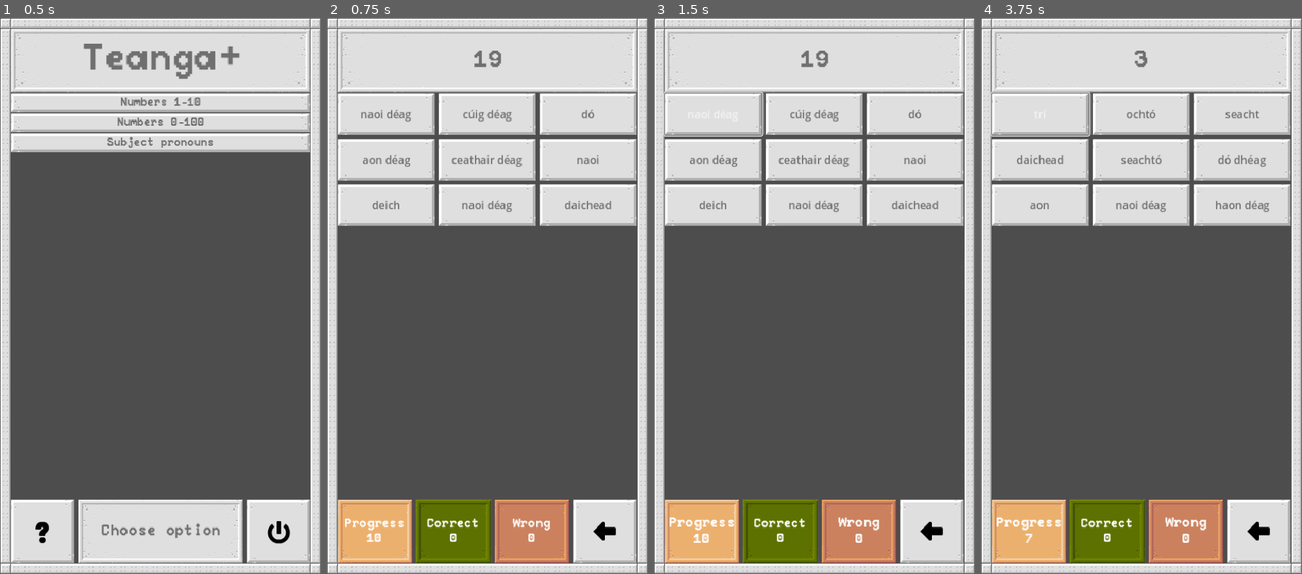
Above: before the commit, frames 1-4 (left to right).
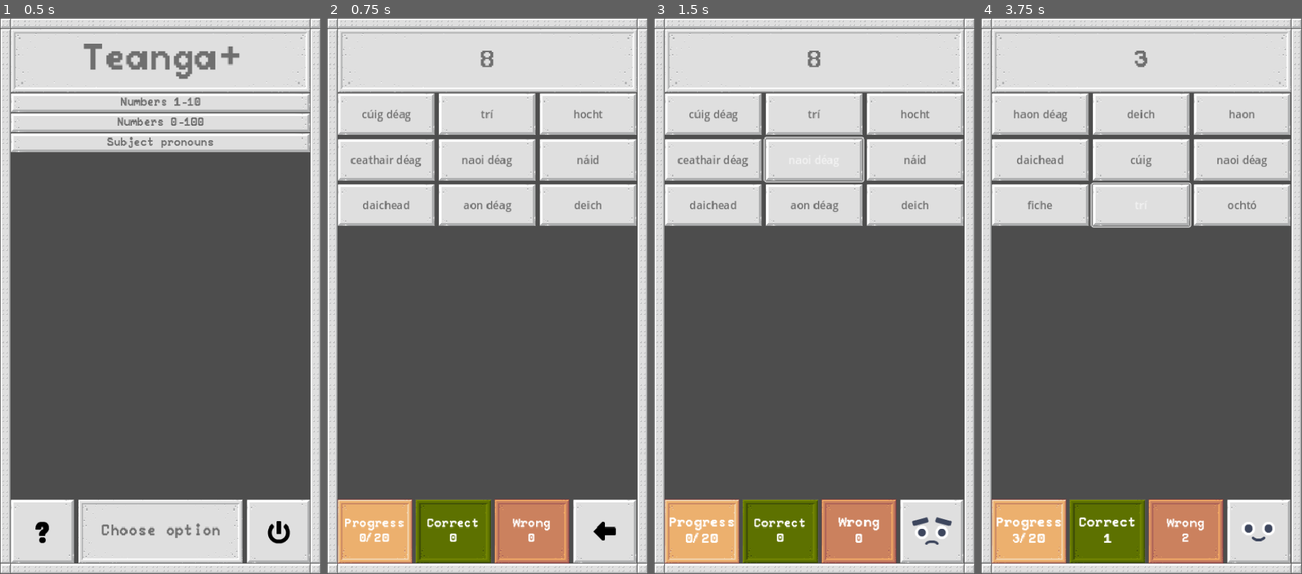
Above: after the commit, the same moments.

Repository: rdubisz/teanga-plus
Game: Godot game, scene res://scene/main_menu_scene.tscn
Two runs of this game, one before a commit and one after it. Both use one fixed random seed, a clock stepped at 60 frames per second and the inputs below. Sound files missing from this copy of the repository are replaced by a short silence.
Inputs:
- Up to frame 1 (0.5 s): no input
- Up to frame 2 (0.75 s): click "Numbers 1-10" at 0.5 s
- Up to frame 3 (1.5 s): click "naoi déag" at 1.25 s
- Up to frame 4 (3.75 s): click "seasca" (after the commit: "cúig") at 2 s; click "ochtó" at 2.75 s; click "trí" at 3.5 s

Frame 1 is identical in both runs. In frame 2, 1.3% of the frame differs, in the area x 7-89%, y 5-95%; in frame 3, 2.2%, in the area x 2-93%, y 5-95%; in frame 4, 2.2%.
Error before the commit: Invalid cast: could not convert value to 'String'. (res://scripts/choose_from_nine_lesson.gd:90)

Commit message:
Using classes instead of nested dictionaries

Diff:
--- a/assets/data/choose_from_nine_raw_data.json
+++ b/assets/data/choose_from_nine_raw_data.json
@@ -1,5 +1,4 @@
 {
-	"0": ["náid"],
 	"1": ["aon", "haon"],
 	"2": ["dó"],
 	"3": ["trí"],
@@ -10,6 +9,7 @@
 	"8": ["hocht"],
 	"9": ["naoi"],
 	"10": ["deich"],
+	"0": ["náid"],
 	"11": ["aon déag", "haon déag"],
 	"12": ["dó dhéag"],
 	"13": ["trí déag"],
--- a/scripts/choose_from_nine_lesson.gd
+++ b/scripts/choose_from_nine_lesson.gd
@@ -4,22 +4,31 @@
 
 
 var lesson_name: String
-const number_of_steps := 10
+var number_of_choices: int
 # Raw data of Dictionary[String,Array[String]], example:
 # { "question": ["correct1", "correct2"] }
 var raw_data: Dictionary
 # An array of all answers for any question in raw data
 var all_answers: Array[String]
-# An Array[Dictionary[String,Array]] of prepared steps, example:
-# {"question": "what char?","correct_answers": ["a", "b"],"choices": ["a", "b", "c", "d"],"chosen": ""}
-# "chosen" is empty for unanswered steps
-var steps: Array #
+# An Array of steps - they can be answered or not
+var steps: Array[ChooseFromNineStep]
 var current_step_number := 0
 
 
-func load_raw_data():
-	var load_file = FileAccess.open("res://assets/data/choose_from_nine_raw_data.json", FileAccess.READ)
-	print("loading: " + load_file.get_path_absolute())
+func _init(a_number_of_steps: int, a_lesson_name: String, a_data_file_name: String, a_number_of_choices: int = 9, only_first_x_data_rows: int = -1):
+	self.lesson_name = a_lesson_name
+	self.number_of_choices = a_number_of_choices
+	load_raw_data(a_data_file_name)
+	prepare_all_steps(a_number_of_steps, only_first_x_data_rows)
+
+
+func _to_string():
+	return "Lesson1of9{ name:" + lesson_name + ", prgs:" + str(current_step_number) + "/" + str(steps.size()) + ", raw_size:" + str(raw_data.size()) + ", all_answers:" + str(all_answers.size()) + "}"
+
+
+func load_raw_data(a_data_file_name: String):
+	var load_file = FileAccess.open("res://assets/data/" + a_data_file_name + ".json", FileAccess.READ)
+	print("Loading raw data: " + load_file.get_path_absolute() + "; for lesson " + lesson_name)
 	var json_text = load_file.get_as_text()
 	var json = JSON.new()
 	var error = json.parse(json_text)
@@ -32,40 +41,30 @@
 			print("Unexpected data")
 	else:
 		print("JSON Parse Error: ", json.get_error_message(), " in ", json_text, " at line ", json.get_error_line())
-
 	for key in raw_data:
-		print(str(raw_data[key]))
-		all_answers.append_array(raw_data[key])
-
-# TODO prevent duplicated questions
-func prepare_all_steps():
-	for step_num in number_of_steps:
-		prepare_single_step(step_num)
-
-func prepare_single_step(step_num: int):
-	var raw_data_entry_number := randi_range(0, raw_data.size() - 1)
-	var question: String = raw_data.keys()[raw_data_entry_number]
-	var correct_answers = raw_data[question]
-	print("raw_data_entry-> " + question + ": " + str(correct_answers))
-	steps.append({
-		"question": question,
-		"correct_answers": correct_answers,
-		"choices": prepare_choices(correct_answers),
-		"chosen": ""
-	})
-
-# Prepare an array of 9 options, including at least one correct
-# TODO prevent duplicated answers
-func prepare_choices(correct: Array) -> Array:
-	var additional: Array[String]
-	for i in 9 - correct.size():
-		var random_answer_from_all := all_answers[randi_range(0, all_answers.size() - 1)]
-		additional.append(random_answer_from_all)
-	var nine_options := correct.duplicate()
-	nine_options.append_array(additional)
-	return nine_options
+			print(str(raw_data[key]))
+			all_answers.append_array(raw_data[key])
 
 
+func prepare_all_steps(a_number_of_steps: int, only_first_x_data_rows: int = -1):
+	for step_num in a_number_of_steps:
+		steps.append(prepare_single_step(step_num, only_first_x_data_rows))
+
+
+func prepare_single_step(step_num: int, only_first_x_data_rows: int = -1) -> ChooseFromNineStep:
+	var range_reduced := raw_data.size() -1
+	if only_first_x_data_rows > -1:
+		range_reduced = range_reduced % only_first_x_data_rows
+	var raw_data_entry_number := randi_range(0,  range_reduced)
+	var question: String = raw_data.keys()[raw_data_entry_number]
+	var correct_answers: Array[String]
+	correct_answers.assign(raw_data[question])
+	print("raw_data_entry " + question + ": " + str(correct_answers))
+	var step := ChooseFromNineStep.new(question, correct_answers, all_answers)
+	print("created step: " + str(step))
+	return step
+
+#
 func number_of_remaining_steps() -> int:
 	return steps.size() - current_step_number
 
@@ -74,7 +73,7 @@
 	var found_correct := 0
 	var found_wrong := 0
 	for a_step in steps:
-		var corectness := check_step_answer(a_step)
+		var corectness := a_step.check_choice()
 		match corectness:
 			1:
 				found_correct += 1
@@ -84,12 +83,3 @@
 		"correct": found_correct,
 		"wrong": found_wrong
 		}
-
-
-func check_step_answer(a_step: Dictionary) -> int:
-	if a_step["chosen"] as String == "":
-		return 0
-	elif a_step["correct_answers"].has(a_step["chosen"]):
-		return 1
-	else:
-		return -1
--- /dev/null
+++ b/scripts/choose_from_nine_step.gd
@@ -0,0 +1,47 @@
+# A class describing a step in a lesson type "choose 1 in 9"
+
+class_name ChooseFromNineStep extends Node
+
+var question: String
+# Array of all possible correct answers
+var correct_answers: Array[String]
+# Array of choices made of correct and random wrong options
+var choices: Array[String]
+# Chosen answer, empty if not selected yet
+var chosen: String = ""
+
+
+func _init(a_question: String, a_corrects: Array[String], all_options: Array[String]):
+	self.question = a_question
+	self.correct_answers = a_corrects
+	self.choices = prepare_choices(9, a_corrects, all_options)
+
+
+func _to_string():
+	return "Step{ qn:" + question + ", chosen:" + chosen + ", " + ", crct:" + str(correct_answers) + ", choices:" + str(choices) + "}"
+
+
+# Prepare an array of number of options, including at least one correct
+func prepare_choices(num_of_choices: int, a_corrects: Array[String], all_options: Array[String]) -> Array[String]:
+	var additional: Array[String]
+	var wrong_to_be_added = num_of_choices - a_corrects.size()
+	print("Prepare " + str(num_of_choices) + " choices: " + str(a_corrects.size()) + " correct, " + str(wrong_to_be_added) + " wrong")
+	var i = 0
+	while i < wrong_to_be_added:
+		var random_answer_from_all := all_options[randi_range(0, all_options.size() - 1)]
+		if !additional.has(random_answer_from_all):
+			additional.append(random_answer_from_all)
+			i += 1
+	var nine_options := a_corrects.duplicate()
+	nine_options.append_array(additional)
+	nine_options.shuffle()
+	return nine_options
+
+
+func check_choice() -> int:
+	if chosen == "":
+		return 0
+	elif correct_answers.has(chosen):
+		return 1
+	else:
+		return -1
--- a/scripts/lesson_scene_numbers_1_10.gd
+++ b/scripts/lesson_scene_numbers_1_10.gd
@@ -20,10 +20,7 @@
 # Called when the node enters the scene tree for the first time.
 func _ready() -> void:
 	print(OS.get_data_dir())
-	lesson = ChooseFromNineLesson.new()
-	lesson.lesson_name = "Numbers 1-10"
-	lesson.load_raw_data()
-	lesson.prepare_all_steps()
+	lesson = ChooseFromNineLesson.new(20, "Numbers 1-10", "choose_from_nine_raw_data", 9, 10)
 	print(str(lesson.steps))
 	draw_step(lesson.current_step_number)
 
@@ -33,7 +30,7 @@
 	pass
 
 func draw_step(step_num: int):
-	if step_num >= lesson.number_of_steps:
+	if step_num >= lesson.steps.size():
 		print("Lesson finished")
 		return
 
@@ -48,38 +45,35 @@
 	btn_answer_6.text = step["choices"][6]
 	btn_answer_7.text = step["choices"][7]
 	btn_answer_8.text = step["choices"][8]
-	lbl_progress.text = "Progress\n" + str(lesson.number_of_remaining_steps())
+	lbl_progress.text = "Progress\n" + str(step_num) + "/"+ str(lesson.steps.size())
 	var results := lesson.number_of_correct_and_wrong_answers()
 	lbl_correct.text = "Correct\n" + str(results["correct"])
 	lbl_wrong.text = "Wrong\n" + str(results["wrong"])
-	#hand_reaction.texture = load("res://assets/pink_hand_point.png")
-	#face_reaction.texture = load("res://assets/face_h.png")
+	btn_exit.icon = load("res://assets/icon/arrowLeft.png")
 	scale_component(lbl_progress, 1.0)
 	scale_component(lbl_correct, 1.0)
 	scale_component(lbl_wrong, 1.0)
+	get_viewport().gui_release_focus()
 
 
 func process_answer(step_num: int, option_chosen: String):
-	if step_num >= lesson.number_of_steps:
+	if step_num >= lesson.steps.size():
 		print("Lesson finished")
 		return
 
 	var step = lesson.steps[step_num]
 	step["chosen"] = option_chosen
-	lesson.current_step_number += 1
-	var result := lesson.check_step_answer(step)
+	var result := lesson.steps[lesson.current_step_number].check_choice()
 	scale_component(lbl_progress, 1.1)
 	if result > 0:
 		$AudioCorrect.play()
-		#hand_reaction.texture = load("res://assets/green_hand_thumb.png")
-		#face_reaction.texture = load("res://assets/face_a.png")
+		btn_exit.icon = load("res://assets/icon/face_a.png")
 		scale_component(lbl_correct, 1.1)
 	else:
 		$AudioWrong.play()
-		#hand_reaction.texture = load("res://assets/red_hand_open.png")
-		#face_reaction.texture = load("res://assets/face_i.png")
+		btn_exit.icon = load("res://assets/icon/face_i.png")
 		scale_component(lbl_wrong, 1.1)
-
+	lesson.current_step_number += 1
 
 func scale_component(component: Control, scale: float) -> void:
 	component.scale.x = scale
Not shown, added: scripts/choose_from_nine_step.gd.uid
